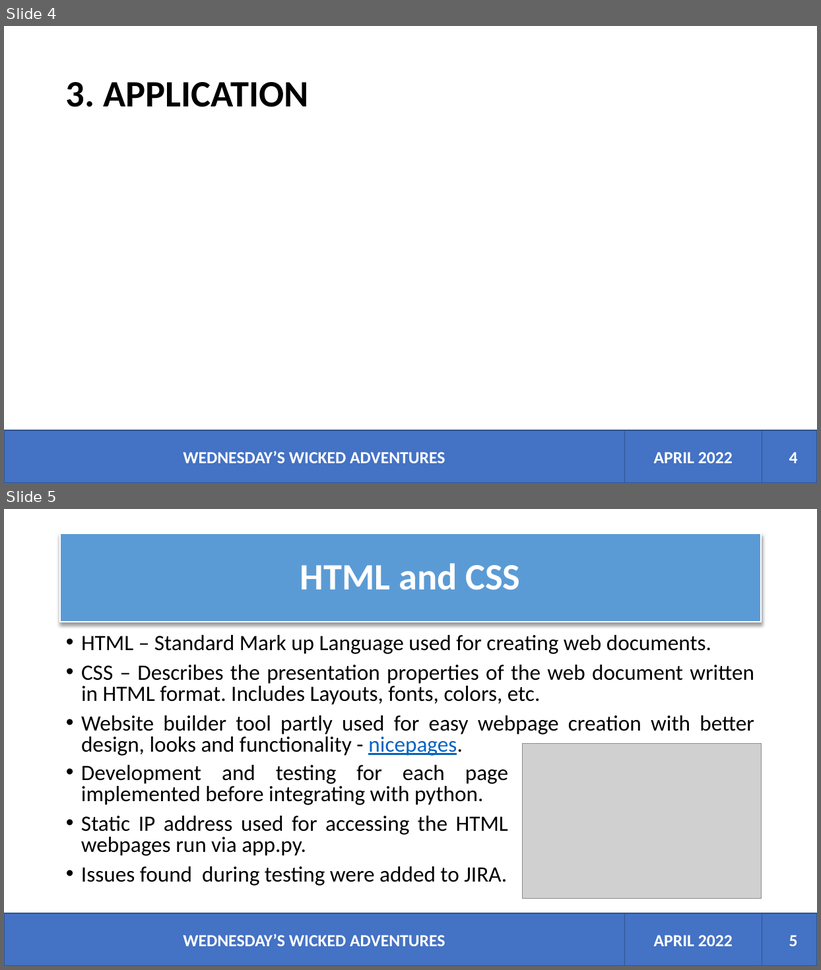
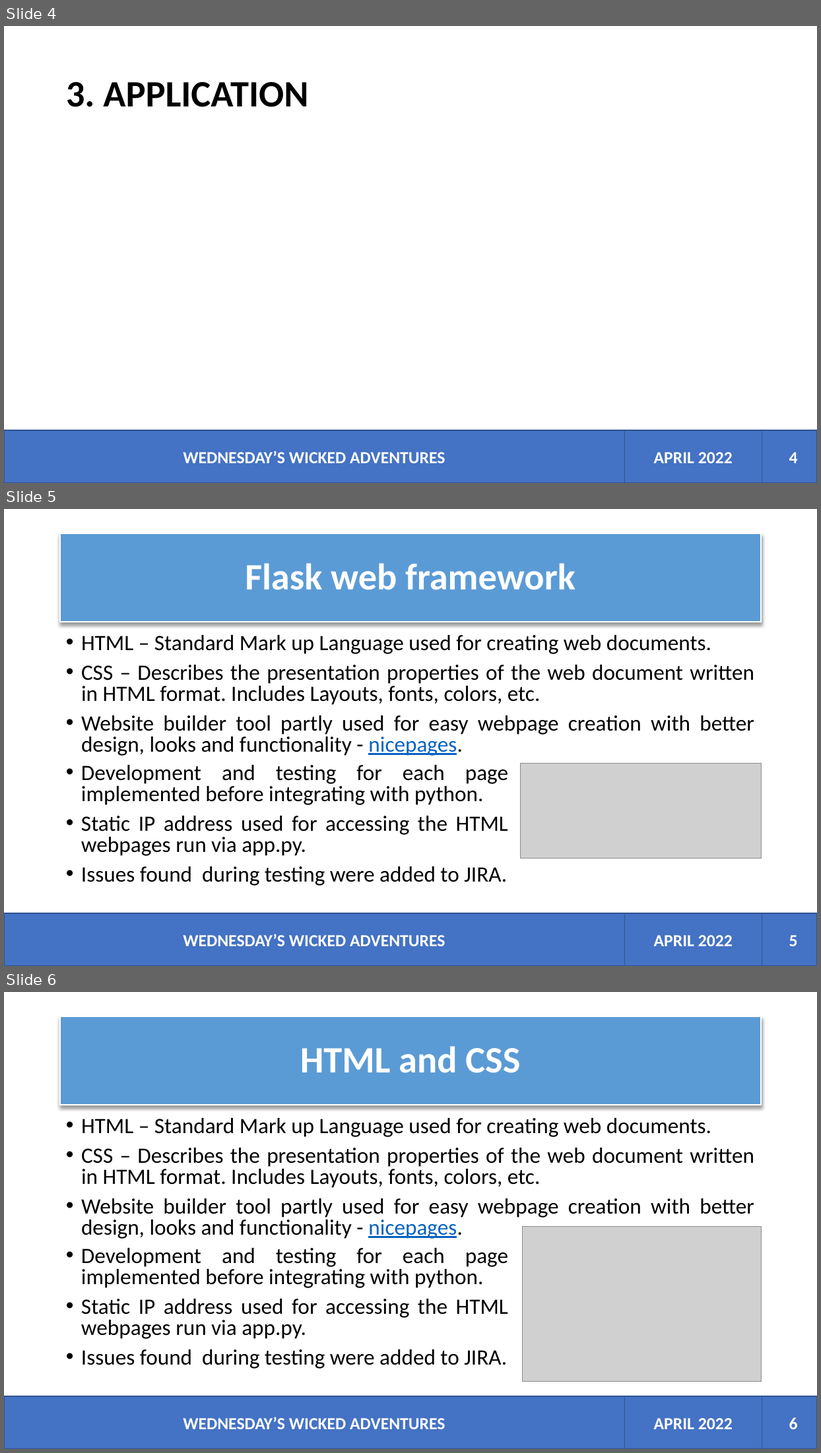
Before and after one commit to devopslecturer/awmsc2022, a slide deck: Wicked Adventures.pptx. Shown one above the other, each under a label of ours: slides 4 and 5 before the commit, slides 4, 5 and 6 after it. The pictures are 821x970 and 821x1453 pixels, drawn with LibreOffice and Linux fonts; fonts in the diff are those of the drawing; grey boxes stand for pictures. Boxes give left, top, right and bottom in pixels: in the first picture for what was removed or moved away, otherwise in the second. Text is boxed around its words. In the diff, an @@ line names an element or a change of style, - is before the commit and + after.

```diff
--- a/Wicked Adventures.pptx
+++ b/Wicked Adventures.pptx
@@ slide 5 added at <box>4,509,817,966</box>, background #FFFFFF @@
@@ title added at <box>60,533,762,622</box>, fill #5B9BD5, outline #FFFFFF 1.5 pt, 44 pt, text #FFFFFF, bold @@
+Flask web framework
@@ text added at <box>81,635,754,756</box>, 25.9 pt, text #000000 @@
+• HTML – Standard Mark up Language used for creating web documents.
+• CSS – Describes the presentation properties of the web document written in HTML format. Includes Layouts, fonts, colors, etc.
+• Website builder tool partly used for easy webpage creation with better design, looks and functionality - nicepages.
@@ text added at <box>81,765,508,886</box>, 25.9 pt, text #000000 @@
+• Development and testing for each page implemented before integrating with python.
+• Static IP address used for accessing the HTML webpages run via app.py.
+• Issues found during testing were added to JIRA.
@@ picture added at <box>521,764,761,859</box> @@
@@ rectangle added at <box>4,914,625,966</box>, fill #4472C4, outline #325491 1 pt, 20 pt, text #FFFFFF, bold @@
+WEDNESDAY’S WICKED ADVENTURES
@@ rectangle added at <box>625,914,762,966</box>, fill #4472C4, outline #325491 1 pt, 20 pt, text #FFFFFF, bold @@
+APRIL 2022
@@ rectangle added at <box>762,914,817,966</box>, fill #4472C4, outline #325491 1 pt @@
@@ page number added at <box>789,935,798,947</box>, 20 pt, text #FFFFFF, bold @@
+5
@@ what was slide 5 is now slide 6 @@
@@ page number at <box>789,1418,798,1430</box>: text changed @@
-5
+6
```
Also in this commit, not shown: 7 other files.
